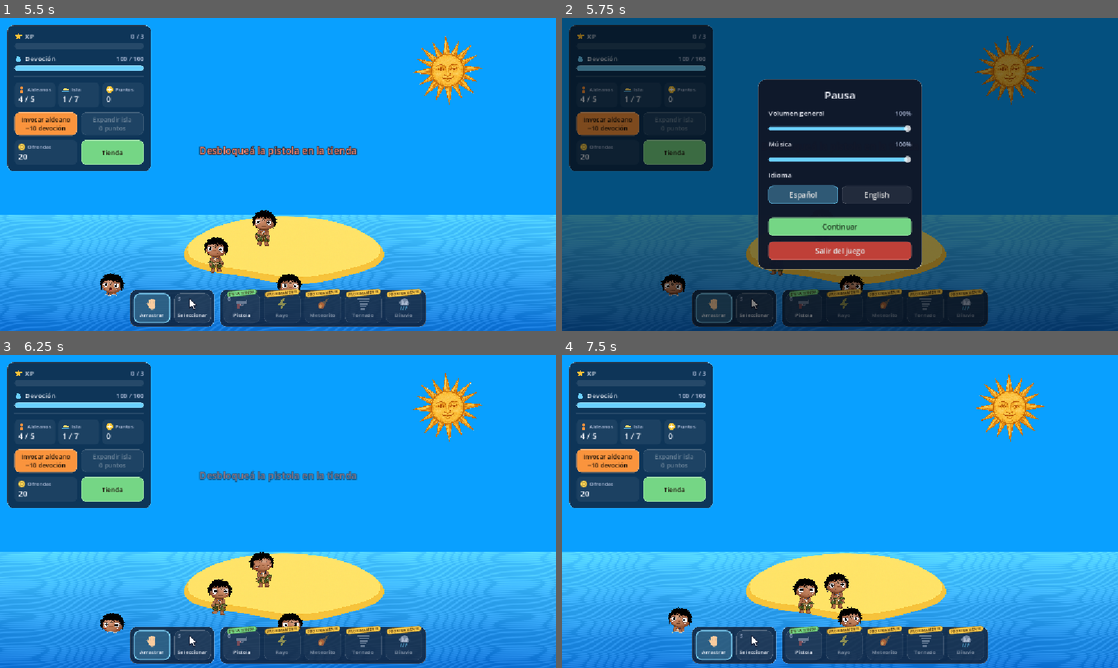
Above: before the commit, frames 1-4 (two rows, left to right).
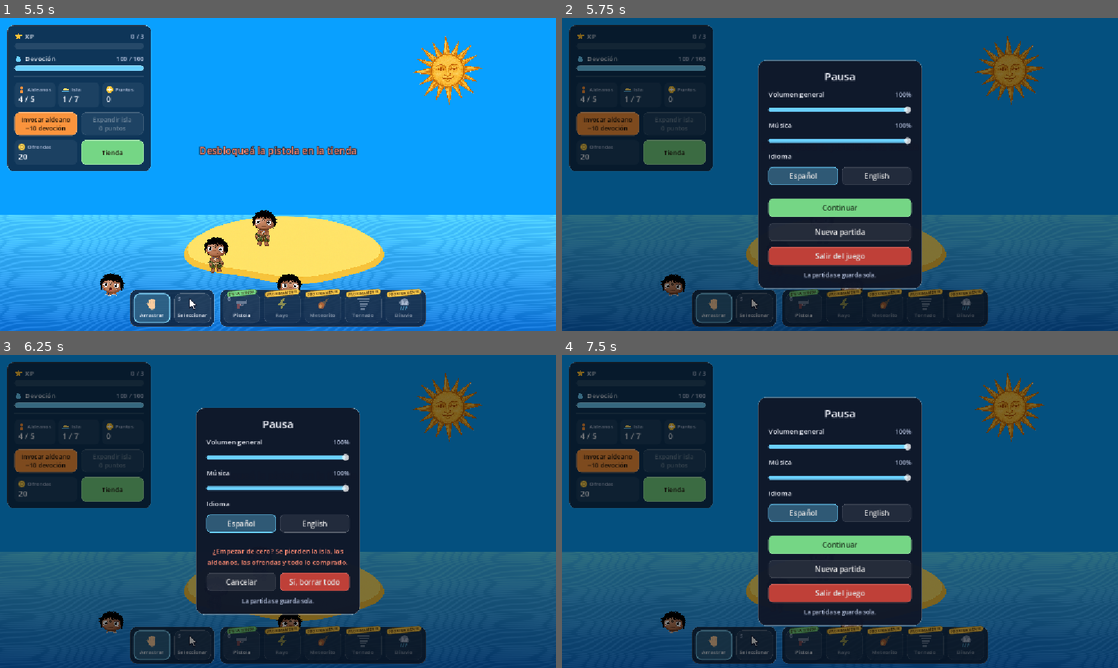
Above: after the commit, the same moments.

Repository: JuliFlorez/godlings
Game: Godot game, scene res://world/world.tscn
The game is run twice, just before and just after one commit, with the same random seed, the same clock (stepped at 60 frames per second) and the same inputs.
Inputs (mouse positions are in pixels of both pictures, inside the frame that each line leads up to):
- Up to frame 1 (5.5 s): click "Tienda" at 0.5 s; click (150, 309) at 1.27 s; tap Enter at 2 s; drag from (361, 243) to (278, 312) at 2.02 s; drag from (272, 249) to (250, 237) at 2.77 s; move the mouse to (289, 249) at 3.52 s; hold Up 3.53-4.25 s; tap G at 3.6, 5.1 s; click (289, 249) at 3.67 s; drag from (205, 259) to (111, 127) at 4.27 s; move the mouse to (444, 221) at 5.02 s; hold Down from 5.03 s (still down)
- Up to frame 2 (5.75 s): keep holding Down; tap Escape at 5.65 s
- Up to frame 3 (6.25 s): release Down at 5.75 s; click (278, 567) at 5.75 s, where only the run after the commit has a clickable "Nueva partida"
- Up to frame 4 (7.5 s): click (801, 583) at 6.5 s, where only the run after the commit has a clickable "Cancelar"; drag from (673, 464) to (840, 649) at 7.27 s

Frame 1 is identical in both runs. In frame 2, 12% of the frame differs, in the area x 35-65%, y 13-87%; in frame 3, 100%; in frame 4, 100%, in the area x 0-100%, y 0-100%.

Commit message:
Save the game automatically and add a New game option
The game saves to user://save.cfg every 20 seconds, when quitting from
the pause menu and when the window is closed, and picks up where it left
off on the next launch: progress, offerings, purchases, island size,
villagers with their names and ID numbers, decorations, and whether it
was day or night (blood moon included). Villagers caught mid-air or in
the water come back standing on the island; corpses and loose coconuts
are not kept.

The pause menu gets a "New game" button that asks for confirmation,
wipes the save and restarts the scene. Settings stay in their own file,
so starting over keeps volume and language.

Co-Authored-By: Claude Opus 5.5 <noreply@anthropic.com>

Diff:
--- a/actors/villager/villager.gd
+++ b/actors/villager/villager.gd
@@ -109,7 +109,7 @@
 
 # --- Carnet: nombre y apellido los pone el jugador en modo seleccionar (ver VillagerCard) ---
 enum Gender { MALE, FEMALE }
-static var _issued := 0          # Números de carnet repartidos
+static var ids_issued := 0       # Números de carnet repartidos (se guarda con la partida)
 var id_number := 0
 var first_name := ""
 var last_name := ""
@@ -146,8 +146,8 @@
 	_voice_pitch = randf_range(0.9, 1.25)
 	add_child(_voice)
 
-	_issued += 1
-	id_number = _issued
+	ids_issued += 1
+	id_number = ids_issued
 	_ensure_hud()
 	if hud:
 		hud.add_name_tag(self)
--- a/sky/celestial.gd
+++ b/sky/celestial.gd
@@ -149,6 +149,14 @@
 		.set_trans(Tween.TRANS_SINE).set_ease(Tween.EASE_OUT)
 	_tween.tween_callback(func(): is_up = true)
 
+## Deja el astro en lo alto del cielo sin animación
+func show_up() -> void:
+	if _tween:
+		_tween.kill()
+	is_up = true
+	position = rest_pos
+	show()
+
 ## Deja el astro escondido bajo el horizonte sin animación
 func hide_below() -> void:
 	is_up = false
--- a/sky/sky.gd
+++ b/sky/sky.gd
@@ -67,6 +67,11 @@
 	sun.has_set.connect(moon.rise)
 	moon.has_set.connect(sun.rise)
 
+## Partida guardada de noche: arranca con la luna arriba y el sol escondido.
+func start_at_night() -> void:
+	sun.hide_below()
+	moon.show_up()
+
 func _process(dt: float) -> void:
 	# Si el sol no está en el cielo, es de noche
 	night = sun.height_t() if sun.visible else 1.0
--- a/ui/debug_console.gd
+++ b/ui/debug_console.gd
@@ -141,7 +141,7 @@
 			_ok(tr("+%d puntos de expansión") % n)
 		"isla", "island":
 			var lvl: int = world.max_level() if arg < 0 else arg - 1
-			world.debug_set_island_level(lvl)
+			world.set_island_level(lvl)
 			_ok(tr("Isla en nivel %d / %d") % [world.island_level + 1, world.max_level() + 1])
 		"aldeanos", "villagers":
 			var room: int = world.capacity() - world.alive_villagers()
--- a/ui/hud.gd
+++ b/ui/hud.gd
@@ -13,6 +13,7 @@
 signal decoration_chosen(kind: String)
 signal shark_changed(index: int, on: bool)
 signal select_mode_changed(on: bool)
+signal new_game_requested
 
 @export var energy_max: float = 100.0
 @export var energy_refill_minutes: float = 5.0  # 5 min para llenarse de 0 a 100
@@ -292,6 +293,41 @@
 	tag.villager = v
 	tag.hud = self
 	_tags.add_child(tag)
+
+# ---- Partida guardada (ver World.save_game) ----
+## Progreso y compras.
+func save_state() -> Dictionary:
+	return {
+		"xp": xp,
+		"energy": energy,
+		"offerings": offerings,
+		"expansion_points": expansion_points,
+		"points_earned": _points_earned,
+		"gun": Gun.unlocked,
+		"blood_moon": Moon.blood_unlocked,
+		"shark_owned": shark_owned,
+		"shark_on": shark_on,
+	}
+
+func load_state(d: Dictionary) -> void:
+	xp = d.get("xp", xp)
+	energy = clampf(d.get("energy", energy), 0.0, energy_max)
+	offerings = d.get("offerings", offerings)
+	expansion_points = d.get("expansion_points", expansion_points)
+	_points_earned = d.get("points_earned", _points_earned)
+	Gun.unlocked = d.get("gun", false)
+	Moon.blood_unlocked = d.get("blood_moon", false)
+	var owned: Array = d.get("shark_owned", [])
+	var on: Array = d.get("shark_on", [])
+	for i in mini(shark_owned.size(), mini(owned.size(), on.size())):
+		shark_owned[i] = owned[i]
+		shark_on[i] = owned[i] and on[i]
+		if shark_on[i]:
+			shark_changed.emit(i, true)
+	_xp_bar.value = xp       # Sin la animación de las barras llenándose
+	_energy_bar.value = energy
+	expansion_points_changed.emit(expansion_points)
+	_refresh()
 
 ## Si Esc puede abrir el menú de pausa (no la está usando la tienda, la colocación
 ## de decoraciones, la pistola ni el carnet, que la usan para cerrar/terminar/guardar).
--- a/ui/i18n.gd
+++ b/ui/i18n.gd
@@ -98,6 +98,11 @@
 	"Idioma": "Language",
 	"Continuar": "Resume",
 	"Salir del juego": "Quit game",
+	"Nueva partida": "New game",
+	"¿Empezar de cero? Se pierden la isla, los aldeanos, las ofrendas y todo lo comprado.": "Start over? You lose the island, the villagers, the offerings and everything you bought.",
+	"Cancelar": "Cancel",
+	"Sí, borrar todo": "Yes, wipe it all",
+	"La partida se guarda sola.": "Your game saves automatically.",
 	# Consola de trucos (F1)
 	"Consola de trucos": "Cheat console",
 	"escribí [b]ayuda[/b] o [b]help[/b]. F1 para cerrar.": "type [b]help[/b] or [b]ayuda[/b]. F1 to close.",
--- a/ui/pause_menu.gd
+++ b/ui/pause_menu.gd
@@ -1,6 +1,6 @@
 extends Control
 class_name PauseMenu
-## Menú de pausa (Esc): volumen general y de música, idioma y salir del juego.
+## Menú de pausa (Esc): volumen general y de música, idioma, nueva partida y salir del juego.
 ## Mientras está abierto el juego queda en pausa. Esc no lo abre si la tienda,
 ## la colocación de decoraciones o la pistola están usando esa tecla.
 
@@ -12,6 +12,8 @@
 var _master_slider: HSlider
 var _music_slider: HSlider
 var _lang_buttons := {}       # código -> Button
+var _actions: Control         # Continuar / Nueva partida / Salir
+var _confirm: Control         # "¿Empezar de cero?" antes de borrar la partida
 
 func _ready() -> void:
 	set_anchors_and_offsets_preset(Control.PRESET_FULL_RECT)
@@ -66,25 +68,63 @@
 	var gap := Control.new()
 	gap.custom_minimum_size = Vector2(0, 4)
 	col.add_child(gap)
+	_actions = VBoxContainer.new()
+	_actions.add_theme_constant_override("separation", 12)
+	col.add_child(_actions)
 	var resume := _button("Continuar", HUD.C_SHOP)
 	resume.add_theme_color_override("font_color", Color(0.08, 0.14, 0.08))
 	resume.add_theme_color_override("font_hover_color", Color(0.08, 0.14, 0.08))
 	resume.pressed.connect(close)
-	col.add_child(resume)
+	_actions.add_child(resume)
+	var new_game := _button("Nueva partida", Color(1, 1, 1, 0.08))
+	new_game.pressed.connect(_show_confirm.bind(true))
+	_actions.add_child(new_game)
 	var quit := _button("Salir del juego", Color(0.75, 0.25, 0.22))
 	quit.pressed.connect(func():
 		Settings.save()
+		# Igual que cerrar la ventana: así el mundo guarda la partida antes de salir
+		get_tree().root.propagate_notification(NOTIFICATION_WM_CLOSE_REQUEST)
 		get_tree().quit())
-	col.add_child(quit)
+	_actions.add_child(quit)
+
+	_confirm = VBoxContainer.new()
+	_confirm.add_theme_constant_override("separation", 12)
+	col.add_child(_confirm)
+	var warn := HUD.make_label("¿Empezar de cero? Se pierden la isla, los aldeanos, las ofrendas y todo lo comprado.", 14, HUD.C_WARN)
+	warn.autowrap_mode = TextServer.AUTOWRAP_WORD_SMART
+	warn.horizontal_alignment = HORIZONTAL_ALIGNMENT_CENTER
+	warn.custom_minimum_size = Vector2(296, 0)
+	_confirm.add_child(warn)
+	var answers := HBoxContainer.new()
+	answers.add_theme_constant_override("separation", 8)
+	_confirm.add_child(answers)
+	var cancel := _button("Cancelar", Color(1, 1, 1, 0.08))
+	cancel.size_flags_horizontal = Control.SIZE_EXPAND_FILL
+	cancel.pressed.connect(_show_confirm.bind(false))
+	answers.add_child(cancel)
+	var wipe := _button("Sí, borrar todo", Color(0.75, 0.25, 0.22))
+	wipe.size_flags_horizontal = Control.SIZE_EXPAND_FILL
+	wipe.pressed.connect(func(): hud.new_game_requested.emit())
+	answers.add_child(wipe)
+
+	var note := HUD.make_label("La partida se guarda sola.", 12, HUD.C_MUTED)
+	note.horizontal_alignment = HORIZONTAL_ALIGNMENT_CENTER
+	col.add_child(note)
+	_show_confirm(false)
 
 func open() -> void:
 	visible = true
 	get_tree().paused = true
+	_show_confirm(false)
 	_sync()
 
 func close() -> void:
 	visible = false
 	get_tree().paused = false
+
+func _show_confirm(on: bool) -> void:
+	_actions.visible = not on
+	_confirm.visible = on
 
 func _unhandled_input(event: InputEvent) -> void:
 	if not (event is InputEventKey and event.pressed and not event.echo and event.keycode == KEY_ESCAPE):
--- a/world/decor_placer.gd
+++ b/world/decor_placer.gd
@@ -57,6 +57,11 @@
 
 func is_active() -> bool:
 	return kind != ""
+
+## Dónde queda la decoración (para la partida guardada): si la están moviendo, su lugar
+## de antes, que es adonde vuelve si la sueltan fuera de la isla.
+func resting_position(d: Decoration) -> Vector2:
+	return _move_from if d == _moving else d.global_position
 
 func _process(_dt: float) -> void:
 	if _ghost:
--- a/world/world.gd
+++ b/world/world.gd
@@ -56,6 +56,13 @@
 var _pivot: Vector2
 var _expanding := false
 var _markers: Array[ExpandMarker] = []
+
+## Partida guardada. Va aparte de las opciones (user://settings.cfg), así "Nueva partida"
+## la borra sin tocar el volumen ni el idioma. Se guarda sola cada tanto y al salir.
+const SAVE_PATH := "user://save.cfg"
+const AUTOSAVE_INTERVAL := 20.0
+var _autosave_t := 0.0
+var _saving := true   # Se apaga al empezar de cero, para no volver a guardar lo que se borró
 
 func _ready() -> void:
 	# Capas sobre la isla y el tiburón: primero el piso, después lo que tiene altura
@@ -96,6 +103,7 @@
 		hud.shark_changed.connect(func(i: int, on: bool): sharks[i].set_active(on))
 		for i in sharks.size():
 			sharks[i].killed.connect(hud.lose_shark.bind(i))
+		hud.new_game_requested.connect(_new_game)
 
 	# Últimos hijos: reciben los clicks antes que el sol/luna y los aldeanos
 	gun = Gun.new()
@@ -121,7 +129,9 @@
 		if on:
 			placer.stop())
 
-	_spawn_villagers(mini(starting_villagers, capacity()))
+	Villager.ids_issued = 0
+	if not _load_game():
+		_spawn_villagers(mini(starting_villagers, capacity()))
 	_start_music()
 
 func _start_music() -> void:
@@ -173,6 +183,16 @@
 			if n > 0:
 				hud.add_offerings(n)
 
+	_autosave_t += dt
+	if _autosave_t >= AUTOSAVE_INTERVAL:
+		_autosave_t = 0.0
+		save_game()
+
+func _notification(what: int) -> void:
+	# Al cerrar la ventana (y desde "Salir del juego", que manda lo mismo)
+	if what == NOTIFICATION_WM_CLOSE_REQUEST:
+		save_game()
+
 func _ensure_hud() -> void:
 	if hud == null:
 		hud = get_tree().get_first_node_in_group("hud") as HUD
@@ -195,16 +215,22 @@
 func _spawn_villagers(n: int) -> void:
 	if island_poly_global.size() == 0:
 		return
-
+	for i in n:
+		_add_villager(_island_point())
+
+func _add_villager(pos: Vector2) -> Villager:
+	var v: Villager = VILLAGER.instantiate()
+	v.global_position = pos
+	v.island_poly = island_poly_global
+	props.add_child(v)
+	return v
+
+## Un punto al azar dentro de la isla.
+func _island_point() -> Vector2:
 	var aabb := Rect2(island_poly_global[0], Vector2.ZERO)
 	for p in island_poly_global:
 		aabb = aabb.expand(p)
-
-	for i in n:
-		var v := VILLAGER.instantiate()
-		v.global_position = _rand_point_in_poly(island_poly_global, aabb)
-		v.island_poly = island_poly_global
-		props.add_child(v)
+	return _rand_point_in_poly(island_poly_global, aabb)
 
 func _rand_point_in_poly(poly: PackedVector2Array, box: Rect2) -> Vector2:
 	for i in 200:
@@ -314,8 +340,8 @@
 			best = p
 	return best
 
-## Para la consola de trucos: salta directo a un nivel de isla, sin gastar puntos.
-func debug_set_island_level(level: int) -> void:
+## Salta directo a un nivel de isla, sin gastar puntos (consola de trucos y partida guardada).
+func set_island_level(level: int) -> void:
 	level = clampi(level, 0, max_level())
 	if _expanding or level == island_level:
 		return
@@ -329,6 +355,87 @@
 ## Para la consola de trucos: aldeanos gratis (sin pasarse de la capacidad).
 func debug_spawn_villagers(n: int) -> void:
 	_spawn_villagers(clampi(n, 0, capacity() - alive_villagers()))
+
+# ---- Partida guardada ----
+## Guarda lo que hace a la partida: progreso y compras (ver HUD.save_state), el tamaño
+## de la isla, los aldeanos con su carnet, las decoraciones y cómo está el cielo.
+## Lo que pasa en el momento no (cadáveres, cocos sueltos, aldeanos volando o en el
+## agua): los vivos que no estaban parados en la isla aparecen en ella al cargar.
+func save_game() -> void:
+	if not _saving or hud == null:
+		return
+	var villagers := []
+	for node in get_tree().get_nodes_in_group("villager"):
+		var v := node as Villager
+		if v == null or v.dead or v.eaten or v.drowning or v.is_queued_for_deletion():
+			continue
+		var standing := v.is_idle() and Geometry2D.is_point_in_polygon(v.global_position, island_poly_global)
+		villagers.append({
+			"pos": v.global_position if standing else _island_point(),
+			"id": v.id_number,
+			"first_name": v.first_name,
+			"last_name": v.last_name,
+			"gender": v.gender,
+		})
+	var decorations := []
+	for c in props.get_children():
+		var d := c as Decoration
+		if d:
+			decorations.append({"kind": d.kind, "pos": placer.resting_position(d), "variant": d.variant})
+
+	var sky := $Sky
+	var cfg := ConfigFile.new()
+	cfg.set_value("game", "hud", hud.save_state())
+	cfg.set_value("island", "level", island_level)
+	cfg.set_value("island", "villagers", villagers)
+	cfg.set_value("island", "next_id", Villager.ids_issued)
+	cfg.set_value("island", "decorations", decorations)
+	cfg.set_value("sky", "night", sky.moon.visible)
+	cfg.set_value("sky", "sun_creepy", sky.sun.creepy)
+	cfg.set_value("sky", "moon_creepy", sky.moon.creepy)
+	cfg.set_value("sky", "moon_fed", sky.moon.feed_level)
+	cfg.save(SAVE_PATH)
+
+## Sigue la partida guardada. false si no había ninguna (arranca una nueva).
+func _load_game() -> bool:
+	var cfg := ConfigFile.new()
+	if hud == null or cfg.load(SAVE_PATH) != OK:
+		return false
+	hud.load_state(cfg.get_value("game", "hud", {}))
+	set_island_level(cfg.get_value("island", "level", island_level))
+	for d: Dictionary in cfg.get_value("island", "decorations", []):
+		if not Decoration.KINDS.has(d.get("kind")):
+			continue
+		var deco := Decoration.new()
+		deco.kind = d.kind
+		props.add_child(deco)
+		deco.global_position = d.get("pos", _island_point())
+		deco.variant = d.get("variant", deco.variant)   # Después de _ready, que elige una al azar
+	for d: Dictionary in cfg.get_value("island", "villagers", []):
+		var v := _add_villager(d.get("pos", _island_point()))
+		v.id_number = d.get("id", v.id_number)
+		v.first_name = d.get("first_name", "")
+		v.last_name = d.get("last_name", "")
+		v.gender = d.get("gender", Villager.Gender.MALE)
+	Villager.ids_issued = cfg.get_value("island", "next_id", Villager.ids_issued)
+
+	var sky := $Sky
+	if cfg.get_value("sky", "night", false):
+		sky.start_at_night()
+	if cfg.get_value("sky", "sun_creepy", false):
+		sky.sun.set_creepy(true)
+	if cfg.get_value("sky", "moon_creepy", false):
+		sky.moon.set_creepy(true)
+		sky.moon.feed_level = cfg.get_value("sky", "moon_fed", 0)
+	return true
+
+## "Nueva partida" (menú de pausa): borra lo guardado y arranca de cero.
+func _new_game() -> void:
+	_saving = false
+	DirAccess.remove_absolute(SAVE_PATH)
+	Input.set_default_cursor_shape(Input.CURSOR_ARROW)
+	get_tree().paused = false
+	get_tree().reload_current_scene()
 
 func _sand_burst(at: Vector2) -> void:
 	var p := CPUParticles2D.new()
Not shown, changed: README.md
